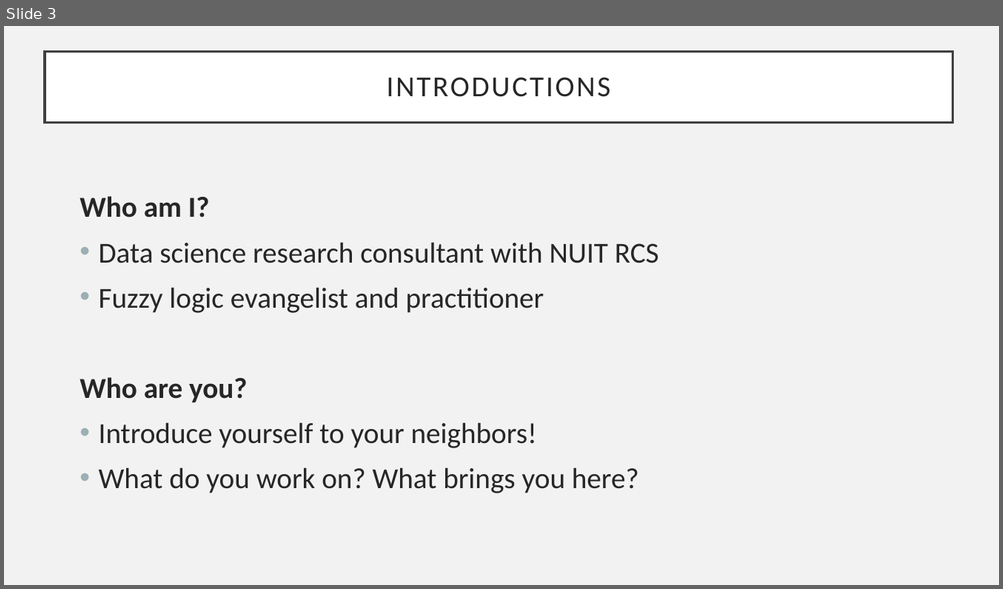
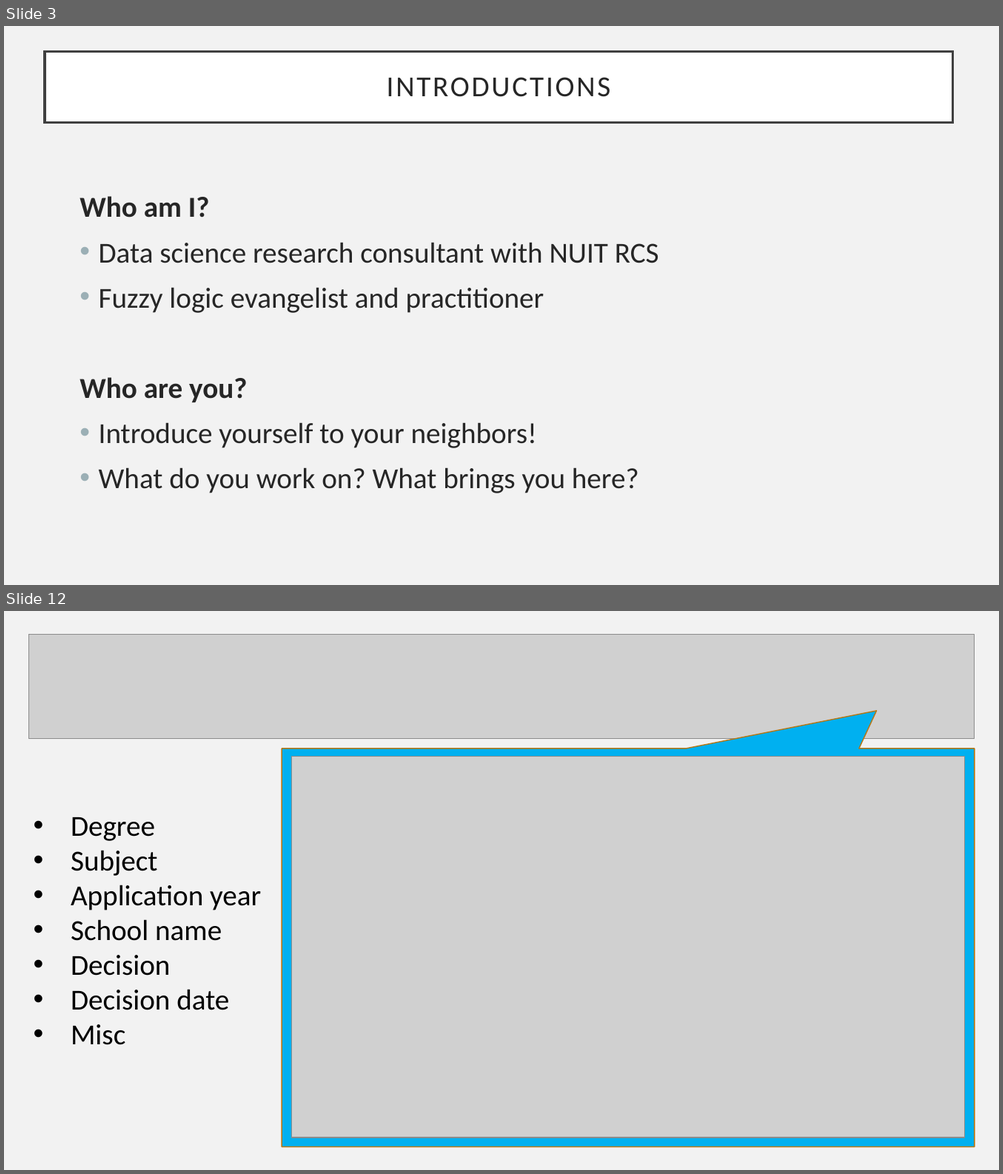
Before and after one commit to allemanau/NUIT_text_matching_workshop, a slide deck: slides/text_matching_workshop_slides.pptx. Shown one above the other, each under a label of ours: slide 3 before the commit, slides 3 and 12 after it; the slides between them are not shown. The pictures are 1003x589 and 1003x1174 pixels, drawn with LibreOffice and Linux fonts; fonts in the diff are those of the drawing; grey boxes stand for pictures. Boxes give left, top, right and bottom in pixels: in the first picture for what was removed or moved away, otherwise in the second. Text is boxed around its words. In the diff, an @@ line names an element or a change of style, - is before the commit and + after.

```diff
--- a/slides/text_matching_workshop_slides.pptx
+++ b/slides/text_matching_workshop_slides.pptx
@@ slide 12 added at (x1=4, y1=611, x2=999, y2=1170), background #F2F2F2 @@
@@ picture added at (x1=28, y1=634, x2=975, y2=738) @@
@@ speech box added at (x1=282, y1=749, x2=974, y2=1147), fill #00B0F0, outline #B67815 1 pt @@
@@ picture added at (x1=291, y1=757, x2=965, y2=1138) @@
@@ text added at (x1=71, y1=817, x2=261, y2=1045), 28 pt, text #000000 @@
+• Degree
+• Subject
+• Application year
+• School name
+• Decision
+• Decision date
+• Misc
```
Also in this commit, not shown: 2 slides changed, 35 other slides added, 1 slide removed, 8 other files.
